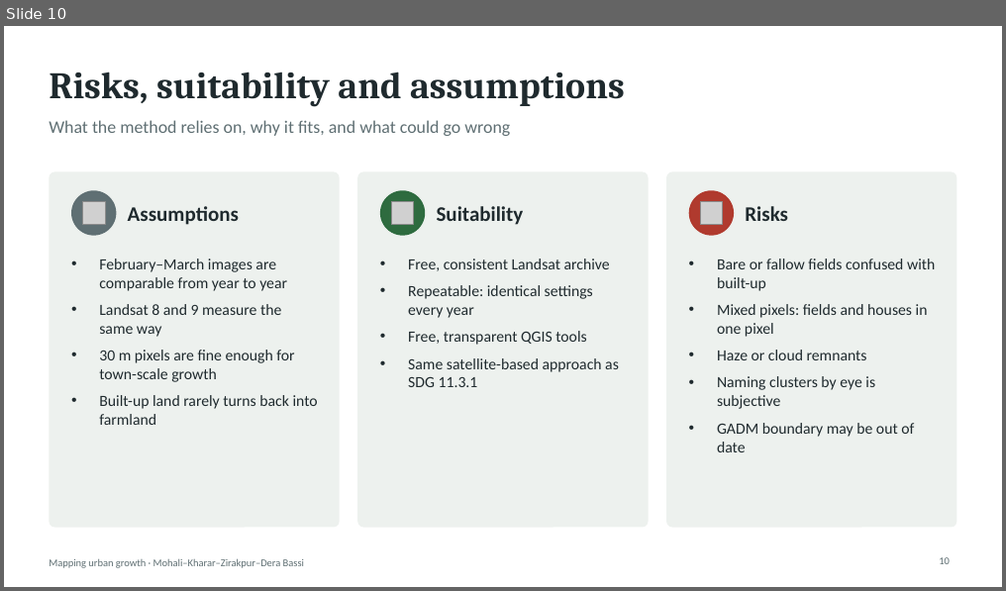
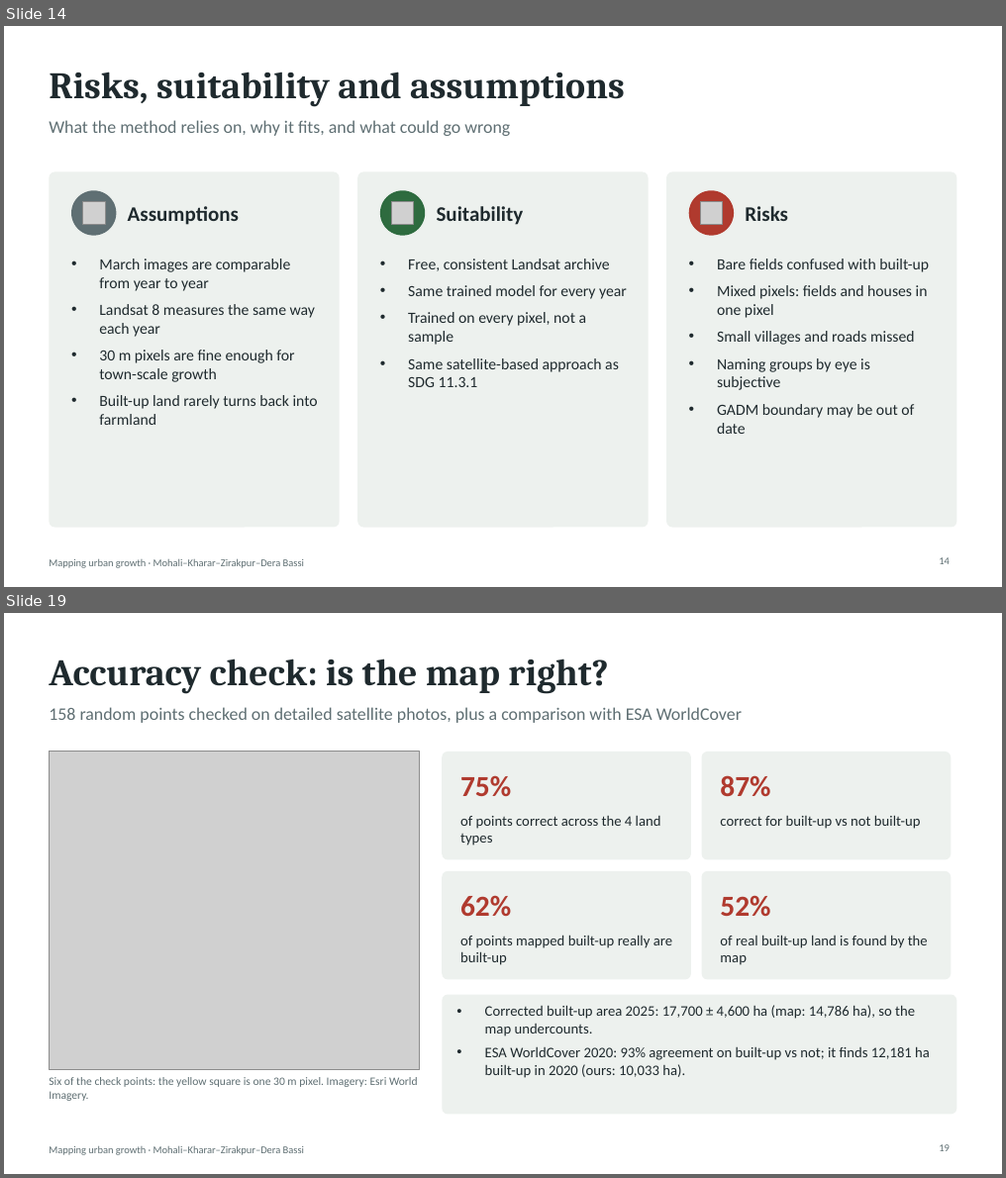
Before and after one commit to SharmaAbhimanyueco/Supriyaaanya, a slide deck: slides/Urban_Growth_Mohali_slides.pptx. Shown one above the other, each under a label of ours: slide 10 before the commit, slides 14 and 19 after it; the slides between them are not shown. The pictures are 1006x591 and 1006x1178 pixels, drawn with LibreOffice and Linux fonts; fonts in the diff are those of the drawing; grey boxes stand for pictures. Boxes give left, top, right and bottom in pixels: in the first picture for what was removed or moved away, otherwise in the second. Text is boxed around its words. In the diff, an @@ line names an element or a change of style, - is before the commit and + after.

```diff
--- a/slides/Urban_Growth_Mohali_slides.pptx
+++ b/slides/Urban_Growth_Mohali_slides.pptx
@@ slide 19 added at [4,613,1002,1174], background #FFFFFF; not listed: 1 template element that a slide beside it also shows @@
@@ title added at [49,659,608,694], 36 pt, text #1F2A2E, bold @@
+Accuracy check: is the map right?
@@ text added at [49,707,742,723], 17 pt, text #5F6F73 @@
+158 random points checked on detailed satellite photos, plus a comparison with ESA WorldCover
@@ picture added at [49,752,420,1070] @@
@@ rounded rectangle added at [442,752,691,861], fill #EDF1EE @@
@@ rounded rectangle added at [702,752,951,861], fill #EDF1EE @@
@@ text added at [460,775,511,796], 28 pt, text #B03A2E, bold @@
+75%
@@ text added at [720,775,770,796], 28 pt, text #B03A2E, bold @@
+87%
@@ text added at [460,816,661,846], 14 pt, text #1F2A2E @@
+of points correct across the 4 land types
@@ text added at [720,815,921,829], 14 pt, text #1F2A2E @@
+correct for built-up vs not built-up
@@ rounded rectangle added at [442,871,691,980], fill #EDF1EE @@
@@ rounded rectangle added at [702,871,951,980], fill #EDF1EE @@
@@ text added at [460,895,511,916], 28 pt, text #B03A2E, bold @@
+62%
@@ text added at [720,895,770,916], 28 pt, text #B03A2E, bold @@
+52%
@@ text added at [460,935,672,965], 14 pt, text #1F2A2E @@
+of points mapped built-up really are built-up
@@ text added at [720,935,928,965], 14 pt, text #1F2A2E @@
+of real built-up land is found by the map
@@ rounded rectangle added at [442,995,957,1115], fill #EDF1EE @@
@@ text added at [485,1005,930,1078], 14 pt, text #1F2A2E @@
+• Corrected built-up area 2025: 17,700 ± 4,600 ha (map: 14,786 ha), so the map undercounts.
+• ESA WorldCover 2020: 93% agreement on built-up vs not; it finds 12,181 ha built-up in 2020 (ours: 10,033 ha).
@@ text added at [49,1077,418,1101], 11 pt, text #5F6F73 @@
+Six of the check points: the yellow square is one 30 m pixel. Imagery: Esri World Imagery.
@@ page number added at [939,1145,949,1152], 10 pt, text #5F6F73 @@
+19
@@ what was slide 10 is now slide 14 @@
@@ slide 14 changed as well @@
@@ text at [717,259,929,273]: text changed @@
-• Bare or fallow fields confused with built-up
+• Bare fields confused with built-up
@@ text at [408,285,627,345]: text changed @@
-• Repeatable: identical settings every year
-• Free, transparent QGIS tools
+• Same trained model for every year
+• Trained on every pixel, not a sample
@@ text at [99,304,315,337]: text changed @@
-• February–March images are comparable from year to year
-• Landsat 8 and 9 measure the same way
+• March images are comparable from year to year
+• Landsat 8 measures the same way each year
@@ text at [717,331,915,390]: text changed @@
-• Haze or cloud remnants
-• Naming clusters by eye is subjective
+• Small villages and roads missed
+• Naming groups by eye is subjective
```
Also in this commit, not shown: 13 other slides changed, 7 other slides added, 1 slide removed, 37 other files.
